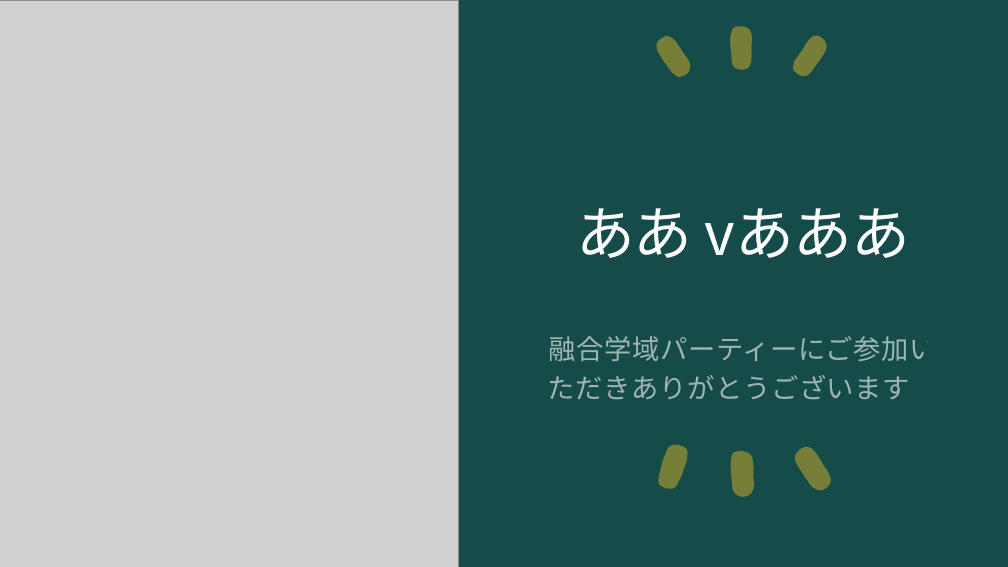
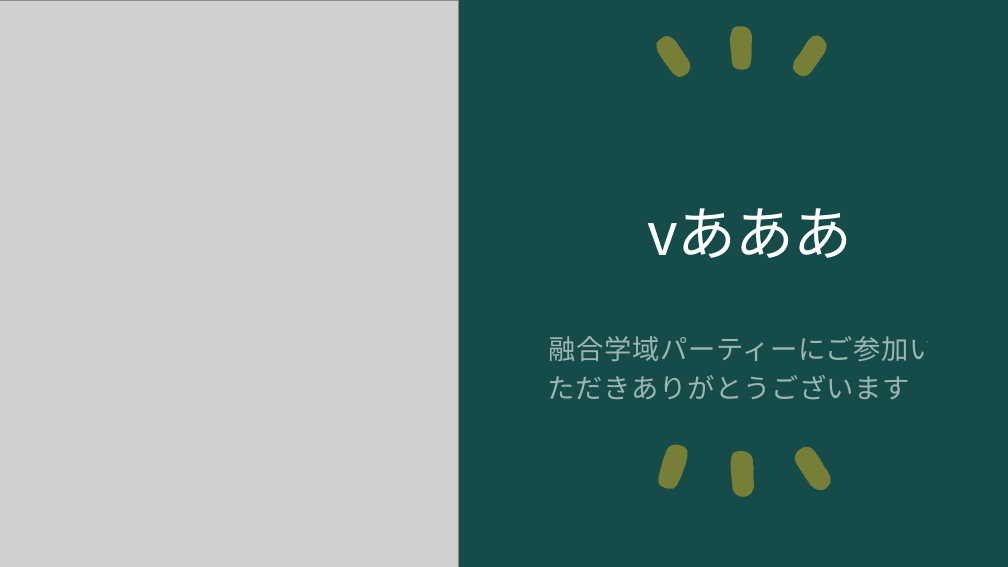
Before and after one commit to ogawa3427/utils, a slide deck: slide 1 of 2024quiz/quiz.pptx. Drawn at 1008x567 pixels with LibreOffice and Linux fonts; fonts in the diff are those of the drawing; grey boxes stand for pictures. Boxes give left, top, right and bottom in pixels: in the first picture for what was removed or moved away, otherwise in the second. Text is boxed around its words. In the diff, an @@ line names an element or a change of style, - is before the commit and + after.

Commit message:
aa

```diff
--- a/2024quiz/quiz.pptx
+++ b/2024quiz/quiz.pptx
@@ title at [647,208,852,258]: text changed @@
-ああ vあああ
+vあああ
```
